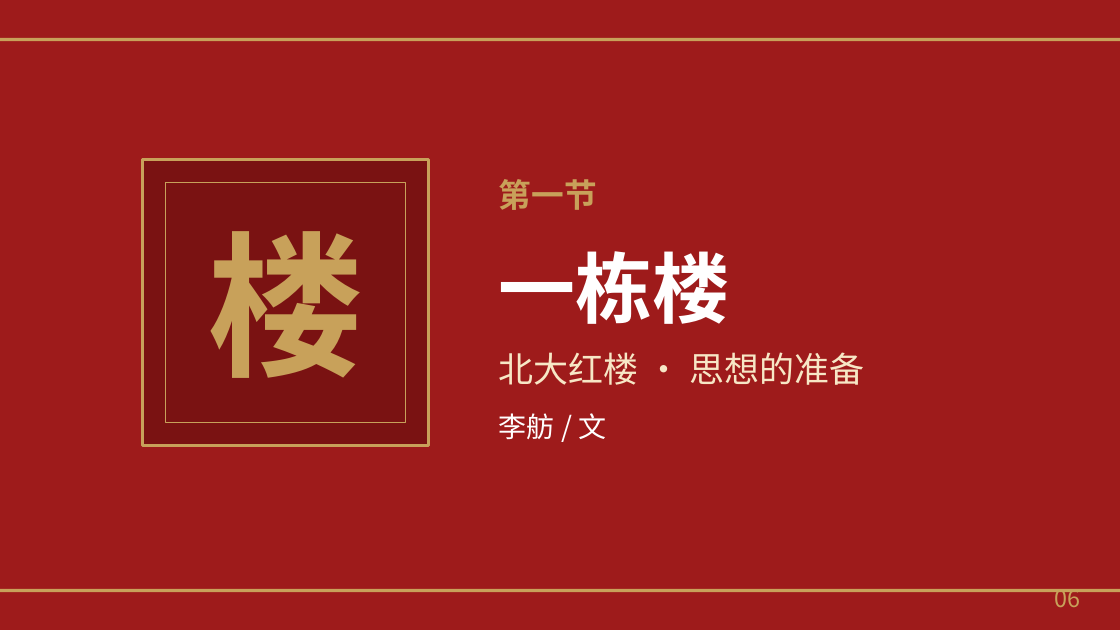
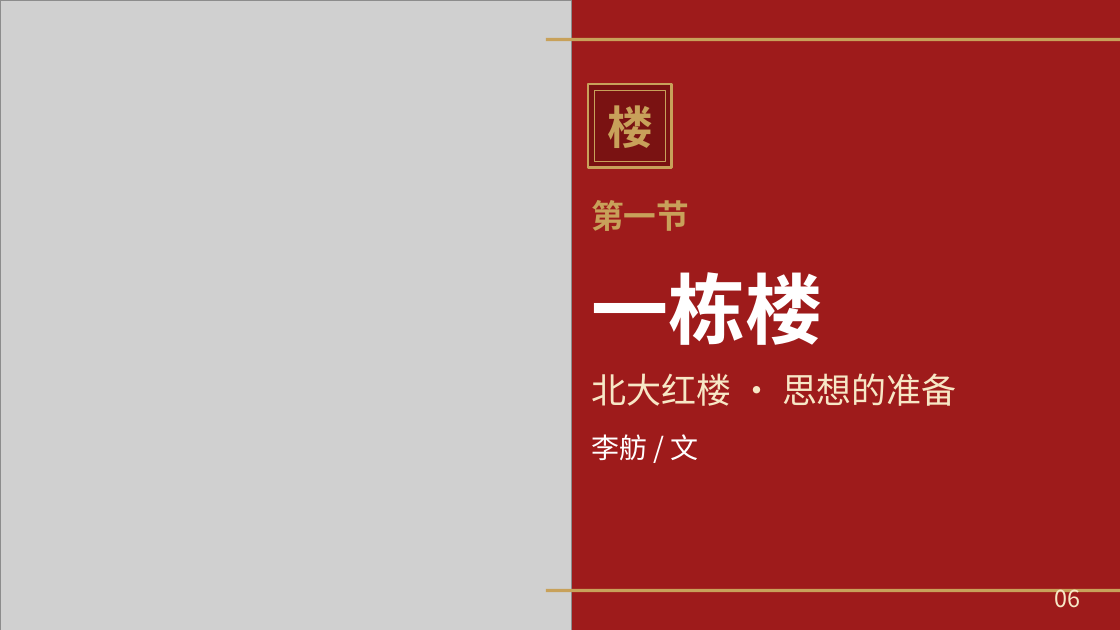
Before and after one commit to shyboy/studyh5, a slide deck: slide 6 of 09.望山河读书分享/《望山河》读书分享（30分钟版）.pptx. Drawn at 1120x630 pixels with LibreOffice and Linux fonts; fonts in the diff are those of the drawing; grey boxes stand for pictures. Boxes give left, top, right and bottom in pixels: in the first picture for what was removed or moved away, otherwise in the second. Text is boxed around its words. In the diff, an @@ line names an element or a change of style, - is before the commit and + after.

```diff
--- a/09.望山河读书分享/《望山河》读书分享（30分钟版）.pptx
+++ b/09.望山河读书分享/《望山河》读书分享（30分钟版）.pptx
@@ picture added at (x1=0, y1=0, x2=571, y2=630) @@
@@ rectangle removed at (x1=0, y1=38, x2=1120, y2=41) @@
@@ rectangle resized from (x1=0, y1=589, x2=1120, y2=592) to (x1=546, y1=38, x2=1120, y2=41) @@
@@ text "楼" moved from (x1=207, y1=231, x2=363, y2=378) to (x1=607, y1=105, x2=653, y2=148) @@
@@ text "楼" at (x1=607, y1=105, x2=653, y2=148): size 134 to 39 pt @@
@@ rectangle resized from (x1=166, y1=182, x2=406, y2=423) to (x1=588, y1=84, x2=672, y2=168) @@
@@ rectangle at (x1=588, y1=84, x2=672, y2=168): fill none to #7A1212; outline #C8A15A 1 pt to #C8A15A 2.5 pt @@
@@ rectangle added at (x1=595, y1=91, x2=665, y2=161), outline #C8A15A 1 pt @@
@@ rectangle removed at (x1=143, y1=160, x2=429, y2=445) @@
@@ text "第一节" moved from (x1=499, y1=179, x2=597, y2=210) to (x1=591, y1=200, x2=689, y2=231) @@
@@ text "一栋楼" moved from (x1=499, y1=251, x2=730, y2=324) to (x1=591, y1=272, x2=822, y2=345) @@
@@ text "北大红楼 · 思想的准备" moved from (x1=499, y1=352, x2=865, y2=385) to (x1=591, y1=373, x2=957, y2=406) @@
@@ text "李舫 / 文" moved from (x1=499, y1=413, x2=606, y2=439) to (x1=591, y1=434, x2=699, y2=460) @@
@@ rectangle added at (x1=546, y1=589, x2=1120, y2=592), fill #C8A15A @@
@@ text "06" at (x1=1054, y1=589, x2=1080, y2=608): text colour #C8A15A to #F7E7C6 @@
```
Also in this commit, not shown: 24 other slides changed, 1 slide added, 2 other files.
